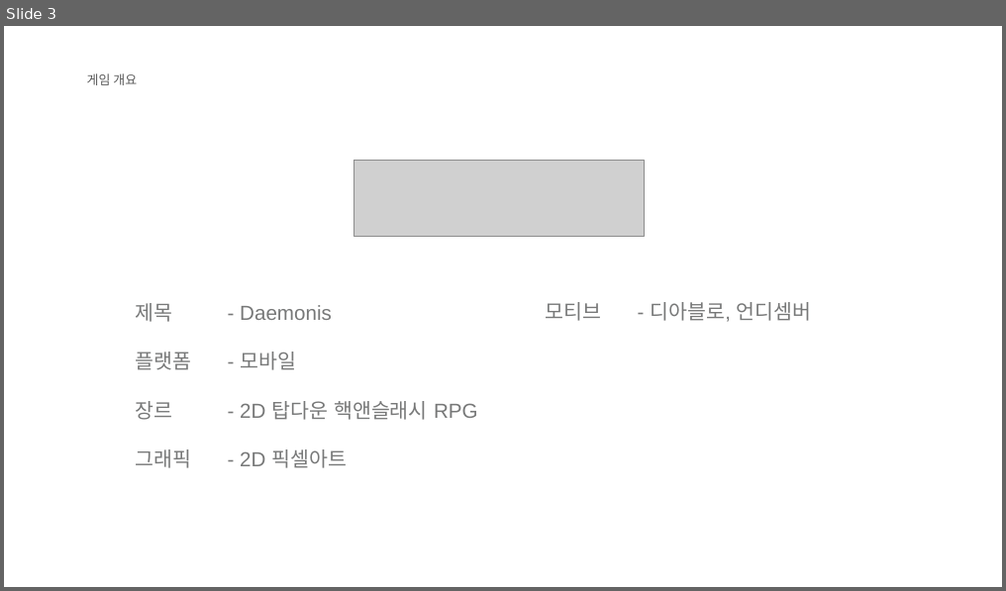
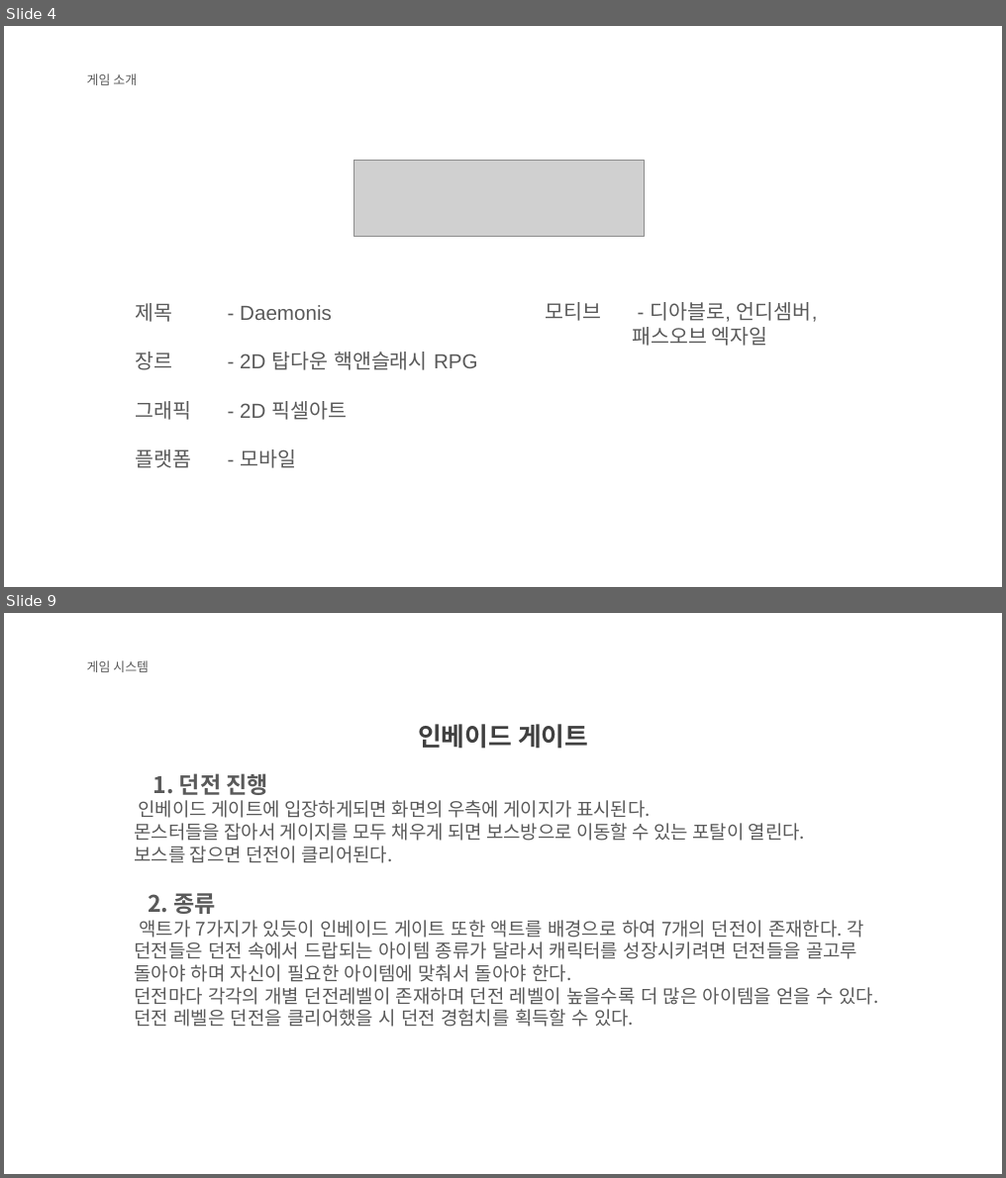
Before and after one commit to KJGoody/Daemonis, a slide deck: Deamonis(데모니스) 기획서/Daemonis PPT.pptx. Shown one above the other, each under a label of ours: slide 3 before the commit, slides 4 and 9 after it; the slides between them are not shown. The pictures are 1006x591 and 1006x1178 pixels, drawn with LibreOffice and Linux fonts; fonts in the diff are those of the drawing; grey boxes stand for pictures; background and template pictures are left out. Boxes give left, top, right and bottom in pixels: in the first picture for what was removed or moved away, otherwise in the second. Text is boxed around its words. In the diff, an @@ line names an element or a change of style, - is before the commit and + after.

```diff
--- a/Deamonis(데모니스) 기획서/Daemonis PPT.pptx
+++ b/Deamonis(데모니스) 기획서/Daemonis PPT.pptx
@@ slide 9 added at bbox=[4, 613, 1002, 1174], background picture (left out) @@
@@ text added at bbox=[87, 661, 149, 672], 12.3 pt, text #595959 @@
+게임 시스템
@@ text added at bbox=[418, 724, 588, 749], 24.6 pt, text #404040, bold @@
+인베이드 게이트
@@ text added at bbox=[134, 773, 878, 1027], 18 pt, text #595959 @@
+1. 던전 진행
+인베이드 게이트에 입장하게되면 화면의 우측에 게이지가 표시된다.
+몬스터들을 잡아서 게이지를 모두 채우게 되면 보스방으로 이동할 수 있는 포탈이 열린다.
+보스를 잡으면 던전이 클리어된다.
+2. 종류
+액트가 7가지가 있듯이 인베이드 게이트 또한 액트를 배경으로 하여 7개의 던전이 존재한다. 각 던전들은 던전 속에서 드랍되는 아이템 종류가 달라서 캐릭터를 성장시키려면 던전들을 골고루 돌아야 하며 자신이 필요한 아이템에 맞춰서 돌아야 한다.
+던전마다 각각의 개별 던전레벨이 존재하며 던전 레벨이 높을수록 더 많은 아이템을 얻을 수 있다. 던전 레벨은 던전을 클리어했을 시 던전 경험치를 획득할 수 있다.
@@ what was slide 3 is now slide 4 @@
@@ slide 4 changed as well @@
@@ text at bbox=[87, 74, 137, 85]: text changed @@
-게임 개요
+게임 소개
@@ text at bbox=[136, 303, 478, 420]: text colour #777878 to #595959 in "제목 - Daemonis", "장르 - 2D 탑다운 핵앤슬래시 RPG", "그래픽 - 2D 픽셀아트" @@
@@ text at bbox=[546, 302, 818, 346]: text changed; text colour #777878 to #595959 @@
-모티브 - 디아블로, 언디셈버
+모티브 - 디아블로, 언디셈버,
+패스오브 엑자일
@@ text at bbox=[136, 352, 296, 371]: paragraph removed @@
-플랫폼 - 모바일
@@ text at bbox=[136, 450, 296, 469]: paragraph added @@
+플랫폼 - 모바일
```
Also in this commit, not shown: 3 other slides changed, 14 other slides added, 11 slides removed.
